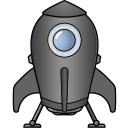
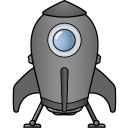
Revision of a layered 128 x 128 image; what changed, layer by layer:
"Capa 1 copia": opacity 75% → 25% over [31, 15, 97, 103]
